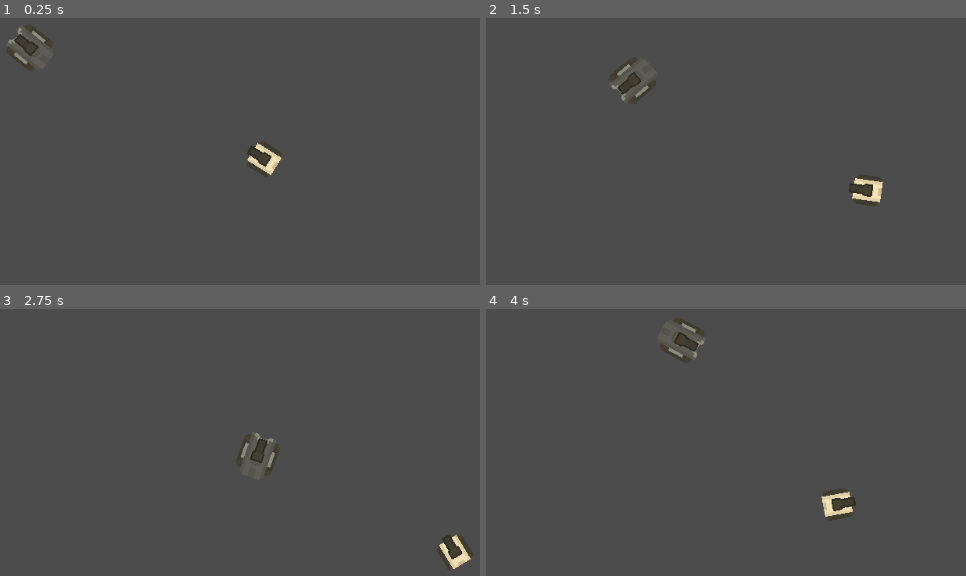
Above: before the commit, frames 1-4 (two rows, left to right).
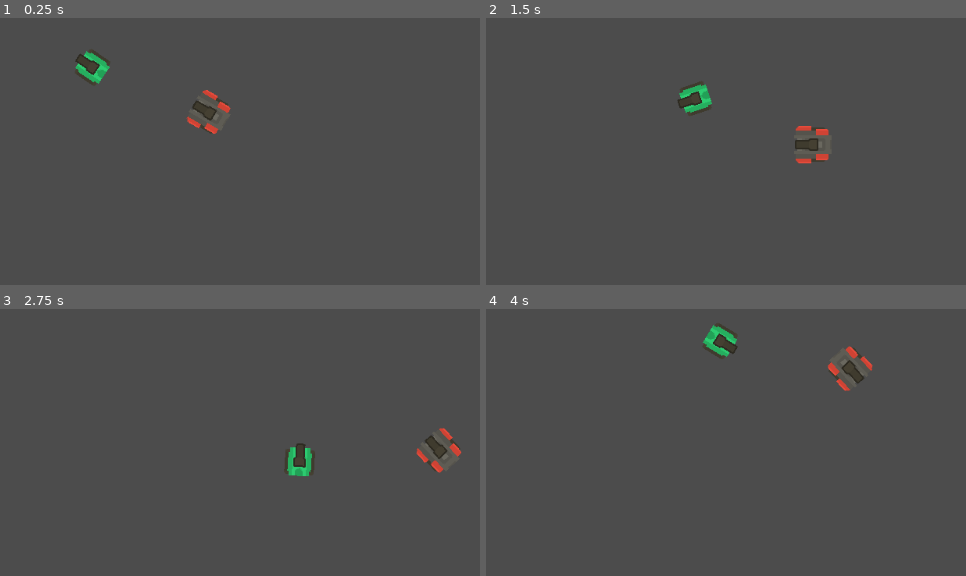
Above: after the commit, the same moments.

Repository: jonataswilliam/godot-rogue-tank
Game: Godot game, scene res://scenes/teste_area.tscn
The game is run twice, just before and just after one commit, with the same random seed, the same clock (stepped at 60 frames per second) and the same inputs.
Inputs (mouse positions are in pixels of both pictures, inside the frame that each line leads up to):
- Up to frame 1 (0.25 s): no input
- Up to frame 2 (1.5 s): tap Enter at 0.5 s; move the mouse to (894, 98) at 0.52 s; hold Right (ui_right) 0.53-1.28 s; move the mouse to (558, 146) at 1.27 s; hold Down (ui_down) from 1.28 s (still down)
- Up to frame 3 (2.75 s): move the mouse to (312, 309) at 2.02 s; release Down (ui_down) at 2.03 s; hold Right (ui_right) from 2.03 s (still down)
- Up to frame 4 (4 s): move the mouse to (678, 506) at 2.77 s; release Right (ui_right) at 2.78 s; hold Up (ui_up) 2.78-3.53 s; move the mouse to (956, 482) at 3.52 s; hold Left (ui_left) from 3.53 s (still down)

The runs differ from the first frame. In frame 1, 2.3% of the frame differs, in the area x 1-59%, y 2-60%; in frame 2, 2.3%; in frame 3, 2.3%, in the area x 49-99%, y 44-98%; in frame 4, 2.3%.

Commit message:
Explosion bullet

Diff:
--- a/project.godot
+++ b/project.godot
@@ -70,8 +70,10 @@
 [layer_names]
 
 2d_physics/layer_1="player"
-2d_physics/layer_2="wall"
-2d_physics/layer_3="enemy"
+2d_physics/layer_2="enemy"
+2d_physics/layer_3="wall"
+2d_physics/layer_4="player_bullet"
+2d_physics/layer_5="enemy_bullet"
 
 [rendering]
 
--- a/scenes/Bullet.tscn
+++ b/scenes/Bullet.tscn
@@ -1,39 +1,73 @@
-[gd_scene load_steps=10 format=2]
+[gd_scene load_steps=16 format=2]
 
 [ext_resource path="res://scripts/Bullet.gd" type="Script" id=1]
 [ext_resource path="res://sprites/smokeWhite1.png" type="Texture" id=2]
 [ext_resource path="res://sprites/bulletRed1_outline.png" type="Texture" id=3]
+[ext_resource path="res://sprites/explosion1.png" type="Texture" id=4]
+[ext_resource path="res://sprites/explosion2.png" type="Texture" id=5]
+[ext_resource path="res://sprites/explosion3.png" type="Texture" id=6]
+[ext_resource path="res://sprites/explosion4.png" type="Texture" id=7]
+[ext_resource path="res://sprites/explosion5.png" type="Texture" id=8]
 
-[sub_resource type="Gradient" id=1]
-offsets = PoolRealArray( 0, 0.392593, 1 )
+[sub_resource type="Gradient" id=6]
+offsets = PoolRealArray( 0, 0.237037, 1 )
 colors = PoolColorArray( 1, 1, 1, 1, 1, 1, 1, 1, 1, 1, 1, 0 )
 
-[sub_resource type="GradientTexture" id=2]
-gradient = SubResource( 1 )
+[sub_resource type="GradientTexture" id=1]
+gradient = SubResource( 6 )
 
-[sub_resource type="Curve" id=3]
-_data = [ Vector2( 0, 0.236 ), 0.0, 0.0, 0, 0, Vector2( 1, 1 ), 0.0, 0.0, 0, 0 ]
+[sub_resource type="Curve" id=2]
+_data = [ Vector2( 0, 0.368 ), 0.0, 0.0, 0, 0, Vector2( 0.98944, 0.632 ), 0.0, 0.0, 0, 0 ]
 
-[sub_resource type="CurveTexture" id=4]
-curve = SubResource( 3 )
+[sub_resource type="CurveTexture" id=3]
+curve = SubResource( 2 )
 
-[sub_resource type="ParticlesMaterial" id=5]
+[sub_resource type="ParticlesMaterial" id=4]
 flag_disable_z = true
 gravity = Vector3( 0, 0, 0 )
-angular_velocity = 0.0
 orbit_velocity = 0.0
 orbit_velocity_random = 0.0
-scale = 0.1
-scale_curve = SubResource( 4 )
-color_ramp = SubResource( 2 )
+scale = 0.3
+scale_curve = SubResource( 3 )
+color_ramp = SubResource( 1 )
 
-[sub_resource type="CapsuleShape2D" id=6]
+[sub_resource type="CapsuleShape2D" id=5]
 radius = 4.30079
 height = 6.02106
+
+[sub_resource type="Animation" id=7]
+resource_name = "destroyed"
+length = 0.5
+tracks/0/type = "value"
+tracks/0/path = NodePath("self_destroy:texture")
+tracks/0/interp = 1
+tracks/0/loop_wrap = true
+tracks/0/imported = false
+tracks/0/enabled = true
+tracks/0/keys = {
+"times": PoolRealArray( 0, 0.1, 0.2, 0.3, 0.4 ),
+"transitions": PoolRealArray( 1, 1, 1, 1, 1 ),
+"update": 1,
+"values": [ ExtResource( 4 ), ExtResource( 5 ), ExtResource( 6 ), ExtResource( 7 ), ExtResource( 8 ) ]
+}
+tracks/1/type = "value"
+tracks/1/path = NodePath("self_destroy:visible")
+tracks/1/interp = 1
+tracks/1/loop_wrap = true
+tracks/1/imported = false
+tracks/1/enabled = true
+tracks/1/keys = {
+"times": PoolRealArray( 0, 0.4 ),
+"transitions": PoolRealArray( 1, 1 ),
+"update": 1,
+"values": [ true, false ]
+}
 
 [node name="Bullet" type="Area2D" groups=[
 "cannon_bullets",
 ]]
+collision_layer = 8
+collision_mask = 6
 script = ExtResource( 1 )
 
 [node name="smoke" type="Particles2D" parent="."]
@@ -41,12 +75,12 @@
 amount = 20
 lifetime = 0.5
 local_coords = false
-process_material = SubResource( 5 )
+process_material = SubResource( 4 )
 texture = ExtResource( 2 )
 
 [node name="shape" type="CollisionShape2D" parent="."]
 rotation = 1.5708
-shape = SubResource( 6 )
+shape = SubResource( 5 )
 
 [node name="sprite" type="Sprite" parent="."]
 rotation = 1.5708
@@ -54,4 +88,13 @@
 
 [node name="notifier" type="VisibilityNotifier2D" parent="."]
 scale = Vector2( -0.611684, -0.385054 )
+
+[node name="anim_auto_destroy" type="AnimationPlayer" parent="."]
+anims/destroyed = SubResource( 7 )
+
+[node name="self_destroy" type="Sprite" parent="."]
+visible = false
+scale = Vector2( 0.656579, 0.656579 )
+texture = ExtResource( 8 )
+[connection signal="body_entered" from="." to="." method="_on_Bullet_body_entered"]
 [connection signal="screen_exited" from="notifier" to="." method="_on_notifier_screen_exited"]
--- a/scenes/teste_area.tscn
+++ b/scenes/teste_area.tscn
@@ -1,56 +1,90 @@
-[gd_scene load_steps=5 format=2]
+[gd_scene load_steps=6 format=2]
 
 [ext_resource path="res://scenes/Tank.tscn" type="PackedScene" id=1]
 
 [sub_resource type="RectangleShape2D" id=1]
-extents = Vector2( 454.354, 10 )
+extents = Vector2( 452.104, 10 )
 
 [sub_resource type="RectangleShape2D" id=2]
-extents = Vector2( 12.6668, 207.61 )
+extents = Vector2( 8.82648, 231.923 )
 
 [sub_resource type="CircleShape2D" id=3]
-radius = 44.764
+radius = 42.4695
+
+[sub_resource type="CircleShape2D" id=4]
+radius = 27.5291
 
 [node name="test_area" type="Node"]
 
 [node name="Tank" parent="." instance=ExtResource( 1 )]
-position = Vector2( 555.951, 347.504 )
-rotation = -27.0772
-indexBody = 8
+position = Vector2( 485.962, 288.708 )
 
 [node name="Tank2" parent="." instance=ExtResource( 1 )]
-position = Vector2( 257.049, 205.772 )
-rotation = -18.9029
-indexBody = 3
+position = Vector2( 336.012, 230.039 )
+rotation = -1.0472
+indexBody = 6
 
 [node name="walls" type="StaticBody2D" parent="."]
-collision_layer = 2
+editor/display_folded = true
+collision_layer = 0
 collision_mask = 0
 
 [node name="wall" type="CollisionShape2D" parent="walls"]
-position = Vector2( 500, 95.666 )
+position = Vector2( 519.527, 73.6642 )
 shape = SubResource( 1 )
 
 [node name="wall2" type="CollisionShape2D" parent="walls"]
-position = Vector2( 500, 509.423 )
+position = Vector2( 519.527, 523.404 )
 shape = SubResource( 1 )
 
 [node name="wall3" type="CollisionShape2D" parent="walls"]
-position = Vector2( 57.0818, 306.418 )
+position = Vector2( 74.9566, 301.119 )
 shape = SubResource( 2 )
 
 [node name="wall4" type="CollisionShape2D" parent="walls"]
-position = Vector2( 940.868, 306.418 )
+position = Vector2( 962.805, 301.119 )
 shape = SubResource( 2 )
 
-[node name="circle" type="CollisionShape2D" parent="walls"]
-position = Vector2( 673.484, 198.466 )
+[node name="CollisionShape2D" type="CollisionShape2D" parent="walls"]
+position = Vector2( 246.84, 199.023 )
 shape = SubResource( 3 )
 
-[node name="circle2" type="CollisionShape2D" parent="walls"]
-position = Vector2( 199.657, 364.524 )
+[node name="CollisionShape2D2" type="CollisionShape2D" parent="walls"]
+position = Vector2( 642.301, 410.969 )
 shape = SubResource( 3 )
 
-[node name="circle3" type="CollisionShape2D" parent="walls"]
-position = Vector2( 819.138, 414.169 )
+[node name="CollisionShape2D3" type="CollisionShape2D" parent="walls"]
+position = Vector2( 801.26, 204.192 )
+shape = SubResource( 4 )
+
+[node name="walls2" type="StaticBody2D" parent="."]
+collision_layer = 4
+collision_mask = 0
+
+[node name="wall" type="CollisionShape2D" parent="walls2"]
+position = Vector2( 519.527, 73.6642 )
+shape = SubResource( 1 )
+
+[node name="wall2" type="CollisionShape2D" parent="walls2"]
+position = Vector2( 519.527, 523.404 )
+shape = SubResource( 1 )
+
+[node name="wall3" type="CollisionShape2D" parent="walls2"]
+position = Vector2( 74.9566, 301.119 )
+shape = SubResource( 2 )
+
+[node name="wall4" type="CollisionShape2D" parent="walls2"]
+position = Vector2( 962.805, 301.119 )
+shape = SubResource( 2 )
+
+[node name="CollisionShape2D" type="CollisionShape2D" parent="walls2"]
+position = Vector2( 246.84, 199.023 )
 shape = SubResource( 3 )
+
+[node name="CollisionShape2D2" type="CollisionShape2D" parent="walls2"]
+position = Vector2( 642.301, 410.969 )
+shape = SubResource( 3 )
+
+[node name="CollisionShape2D3" type="CollisionShape2D" parent="walls2"]
+position = Vector2( 801.26, 204.192 )
+shape = SubResource( 4 )
--- a/scripts/Bullet.gd
+++ b/scripts/Bullet.gd
@@ -1,16 +1,24 @@
 extends Area2D
+
+const DIST_MAX = 300
 
 var dir = Vector2(0, -1) setget set_dir
 onready var init_pos = global_position
 var velocity = 400
+var live = true
 
 func _ready():
-	print(init_pos)
 	pass # Replace with function body.
 
 # Called every frame. 'delta' is the elapsed time since the previous frame.
 func _process(delta):
-	translate(dir * velocity * delta)
+	if live:
+		if global_position.distance_to(init_pos) >= DIST_MAX:
+			auto_destroy()
+
+
+
+		translate(dir * velocity * delta)
 
 
 func _on_notifier_screen_exited():
@@ -19,3 +27,17 @@
 func set_dir(val):
 	dir = val
 	rotation = dir.angle()
+
+func auto_destroy():
+	$smoke.emitting = false
+	$sprite.visible = false
+	$anim_auto_destroy.play("destroyed")
+	live = false
+	monitorable = false
+	monitoring = false
+	yield($anim_auto_destroy, "animation_finished")
+	queue_free()
+
+func _on_Bullet_body_entered(body):
+	if body.collision_layer == 4:
+		auto_destroy()
